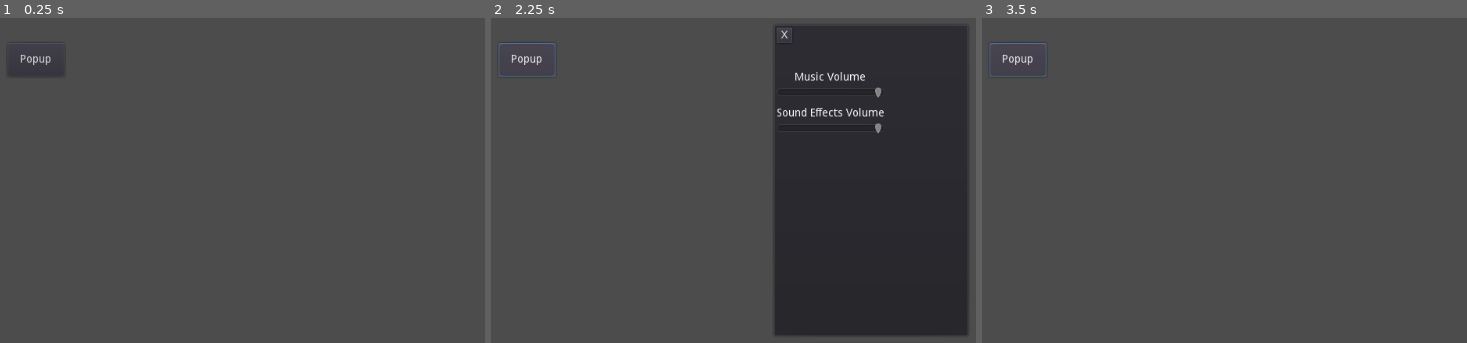
Above: before the commit, frames 1-3 (left to right).
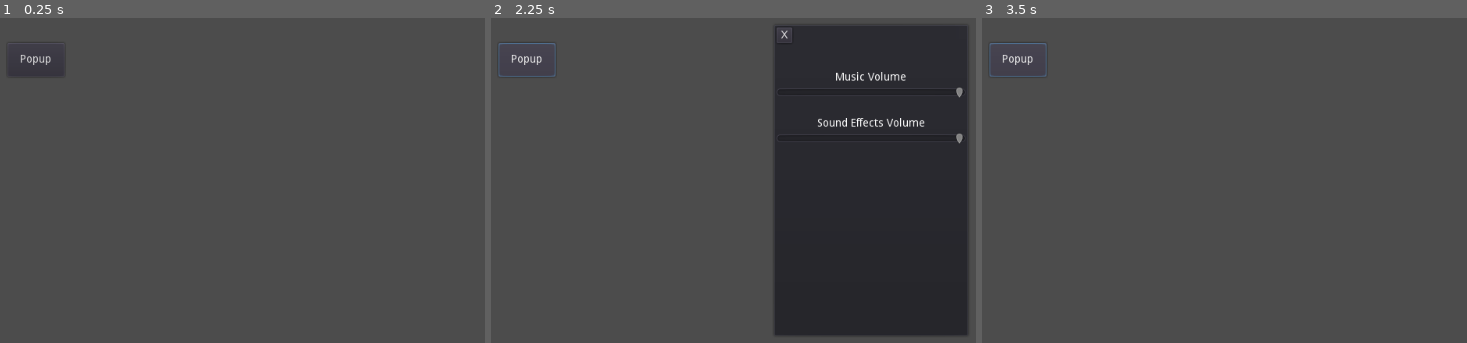
Above: after the commit, the same moments.

Repository: Brzusko/QuickHand
Game: Godot game, scene res://Scenes/test.tscn
Same seed, same stepped clock (60 frames per second), same inputs: the game is played once before the commit and once after it. The project has no main scene, so this scene is started directly.
Inputs:
- Up to frame 1 (0.25 s): no input
- Up to frame 2 (2.25 s): click "Popup" at 0.5 s; click "X" at 1.25 s; click "Popup" at 2 s
- Up to frame 3 (3.5 s): click "Popup" at 2.75 s

The runs differ from the first frame. In frame 2, 1.1% of the frame differs, in the area x 58-98%, y 16-39%; in frame 3, less than 0.1%.

Commit message:
Fixed names and added autoload

Diff:
--- a/Assets/Scripts/Audio.gd
+++ /dev/null
@@ -1,29 +0,0 @@
-extends Node
-
-var player
-var popup
-var Settings_Sound = load("res://Assets/Scripts/Settings_Sound.gd").new()
-
-func _ready():
-	popup = get_node(".")
-	Settings_Sound._ready()
-	get_node("MarginContainer/VSplitContainer2/VSplitContainer/VBoxContainer/Music_slider").value = Settings_Sound.mVolume()
-	get_node("MarginContainer/VSplitContainer2/VSplitContainer/VBoxContainer2/Sfx_slider").value = Settings_Sound.sfxVolume()
-
-func _on_Music_slider_value_changed(value):
-	AudioServer.set_bus_volume_db(AudioServer.get_bus_index("Music"), value)
-	Settings_Sound.Settings["sound"]["music_volume"] = value
-	Settings_Sound.save_settings()
-	pass # Replace with function body.
-
-
-func _on_Sfx_slider_value_changed(value):
-	AudioServer.set_bus_volume_db(AudioServer.get_bus_index("SFX"), value)
-	Settings_Sound.Settings["sound"]["sfx_volume"] = value
-	Settings_Sound.save_settings()
-	pass # Replace with function body.
-
-
-func _on_Button_pressed():
-	popup.visible = false
-	pass # Replace with function body.
--- /dev/null
+++ b/Assets/Scripts/audio.gd
@@ -0,0 +1,23 @@
+extends Node
+
+func _ready():
+	var popup = get_node(".")
+	SettingsSound._ready()
+	get_node("MarginContainer/VSplitContainer2/MarginContainer2/VSplitContainer/VBoxContainer/MusicSlider").value = SettingsSound.mVolume()
+	get_node("MarginContainer/VSplitContainer2/MarginContainer2/VSplitContainer/VBoxContainer2/SfxSlider").value = SettingsSound.sfxVolume()
+
+func _on_MusicSlider_value_changed(value):
+	AudioServer.set_bus_volume_db(AudioServer.get_bus_index("Music"), value)
+	SettingsSound.Settings["sound"]["music_volume"] = value
+	SettingsSound.save_settings()
+	pass # Replace with function body.
+
+func _on_SfxSlider_value_changed(value):
+	AudioServer.set_bus_volume_db(AudioServer.get_bus_index("SFX"), value)
+	SettingsSound.Settings["sound"]["sfx_volume"] = value
+	SettingsSound.save_settings()
+	pass # Replace with function body.
+
+func _on_ExitButton_pressed():
+	get_node(".").visible = false
+	pass # Replace with function body.
--- a/Scenes/SoundSettings.tscn
+++ b/Scenes/SoundSettings.tscn
@@ -1,8 +1,9 @@
 [gd_scene load_steps=2 format=2]
 
-[ext_resource path="res://Assets/Scripts/Audio.gd" type="Script" id=1]
+[ext_resource path="res://Assets/Scripts/audio.gd" type="Script" id=1]
 
 [node name="PopupPanel" type="PopupPanel"]
+visible = true
 margin_right = 250.0
 margin_bottom = 400.0
 script = ExtResource( 1 )
@@ -26,60 +27,65 @@
 margin_bottom = 392.0
 split_offset = 25
 
-[node name="Button" type="Button" parent="MarginContainer/VSplitContainer2"]
+[node name="ExitButton" type="Button" parent="MarginContainer/VSplitContainer2"]
 margin_right = 20.0
 margin_bottom = 20.0
 size_flags_horizontal = 0
 size_flags_vertical = 0
 text = "X"
 
-[node name="VSplitContainer" type="VSplitContainer" parent="MarginContainer/VSplitContainer2"]
+[node name="MarginContainer2" type="MarginContainer" parent="MarginContainer/VSplitContainer2"]
 margin_top = 57.0
-margin_right = 138.0
-margin_bottom = 137.0
-size_flags_horizontal = 0
-size_flags_vertical = 0
+margin_right = 242.0
+margin_bottom = 392.0
+__meta__ = {
+"_edit_use_anchors_": false
+}
+
+[node name="VSplitContainer" type="VSplitContainer" parent="MarginContainer/VSplitContainer2/MarginContainer2"]
+margin_right = 242.0
+margin_bottom = 335.0
 split_offset = 13
 __meta__ = {
 "_edit_use_anchors_": false
 }
 
-[node name="VBoxContainer" type="VBoxContainer" parent="MarginContainer/VSplitContainer2/VSplitContainer"]
-margin_right = 138.0
-margin_bottom = 34.0
+[node name="VBoxContainer" type="VBoxContainer" parent="MarginContainer/VSplitContainer2/MarginContainer2/VSplitContainer"]
+margin_right = 242.0
+margin_bottom = 47.0
 
-[node name="Label" type="Label" parent="MarginContainer/VSplitContainer2/VSplitContainer/VBoxContainer"]
-margin_right = 138.0
+[node name="MusicLabel" type="Label" parent="MarginContainer/VSplitContainer2/MarginContainer2/VSplitContainer/VBoxContainer"]
+margin_right = 242.0
 margin_bottom = 14.0
 text = "Music Volume"
 align = 1
 valign = 1
 
-[node name="Music_slider" type="HSlider" parent="MarginContainer/VSplitContainer2/VSplitContainer/VBoxContainer"]
+[node name="MusicSlider" type="HSlider" parent="MarginContainer/VSplitContainer2/MarginContainer2/VSplitContainer/VBoxContainer"]
 margin_top = 18.0
-margin_right = 138.0
+margin_right = 242.0
 margin_bottom = 34.0
 min_value = -80.0
 max_value = 0.0
 
-[node name="VBoxContainer2" type="VBoxContainer" parent="MarginContainer/VSplitContainer2/VSplitContainer"]
-margin_top = 46.0
-margin_right = 138.0
-margin_bottom = 80.0
+[node name="VBoxContainer2" type="VBoxContainer" parent="MarginContainer/VSplitContainer2/MarginContainer2/VSplitContainer"]
+margin_top = 59.0
+margin_right = 242.0
+margin_bottom = 335.0
 
-[node name="Label" type="Label" parent="MarginContainer/VSplitContainer2/VSplitContainer/VBoxContainer2"]
-margin_right = 138.0
+[node name="SfxLabel" type="Label" parent="MarginContainer/VSplitContainer2/MarginContainer2/VSplitContainer/VBoxContainer2"]
+margin_right = 242.0
 margin_bottom = 14.0
 text = "Sound Effects Volume"
 align = 1
 valign = 1
 
-[node name="Sfx_slider" type="HSlider" parent="MarginContainer/VSplitContainer2/VSplitContainer/VBoxContainer2"]
+[node name="SfxSlider" type="HSlider" parent="MarginContainer/VSplitContainer2/MarginContainer2/VSplitContainer/VBoxContainer2"]
 margin_top = 18.0
-margin_right = 138.0
+margin_right = 242.0
 margin_bottom = 34.0
 min_value = -80.0
 max_value = 0.0
-[connection signal="pressed" from="MarginContainer/VSplitContainer2/Button" to="." method="_on_Button_pressed"]
-[connection signal="value_changed" from="MarginContainer/VSplitContainer2/VSplitContainer/VBoxContainer/Music_slider" to="." method="_on_Music_slider_value_changed"]
-[connection signal="value_changed" from="MarginContainer/VSplitContainer2/VSplitContainer/VBoxContainer2/Sfx_slider" to="." method="_on_Sfx_slider_value_changed"]
+[connection signal="pressed" from="MarginContainer/VSplitContainer2/ExitButton" to="." method="_on_ExitButton_pressed"]
+[connection signal="value_changed" from="MarginContainer/VSplitContainer2/MarginContainer2/VSplitContainer/VBoxContainer/MusicSlider" to="." method="_on_MusicSlider_value_changed"]
+[connection signal="value_changed" from="MarginContainer/VSplitContainer2/MarginContainer2/VSplitContainer/VBoxContainer2/SfxSlider" to="." method="_on_SfxSlider_value_changed"]
--- a/Scenes/Popup_button.gd
+++ b/Scenes/popup_button.gd
@@ -1,6 +1,6 @@
-extends Node
+extends Control
 
-func _on_Popup_button_pressed():
+func _on_PopupButton_pressed():
 	var popup = get_node("PopupPanel")
 	if (popup.visible):
 		popup.visible = false
--- a/Scenes/test.tscn
+++ b/Scenes/test.tscn
@@ -2,17 +2,20 @@
 
 [ext_resource path="res://Scenes/SoundSettings.tscn" type="PackedScene" id=1]
 [ext_resource path="res://Resources/Sounds/musik.wav" type="AudioStream" id=2]
-[ext_resource path="res://Scenes/Popup_button.gd" type="Script" id=3]
+[ext_resource path="res://Scenes/popup_button.gd" type="Script" id=3]
 
-[node name="Node" type="Node"]
+[node name="Node" type="Control"]
 script = ExtResource( 3 )
+__meta__ = {
+"_edit_use_anchors_": false
+}
 
 [node name="AudioStreamPlayer" type="AudioStreamPlayer" parent="."]
 stream = ExtResource( 2 )
 autoplay = true
 bus = "Music"
 
-[node name="Popup_button" type="Button" parent="."]
+[node name="PopupButton" type="Button" parent="."]
 margin_left = 48.1376
 margin_top = 103.826
 margin_right = 121.138
@@ -27,4 +30,4 @@
 margin_top = 80.0
 margin_right = 650.0
 margin_bottom = 480.0
-[connection signal="pressed" from="Popup_button" to="." method="_on_Popup_button_pressed"]
+[connection signal="pressed" from="PopupButton" to="." method="_on_PopupButton_pressed"]
--- a/project.godot
+++ b/project.godot
@@ -18,9 +18,12 @@
 config/name="QuickHand"
 config/icon="res://icon.png"
 
+[autoload]
+
+SettingsSound="*res://Autoload/settings_sound.gd"
+
 [rendering]
 
-quality/driver/driver_name="GLES2"
 vram_compression/import_etc=true
 vram_compression/import_etc2=false
 environment/default_environment="res://default_env.tres"
Renamed: Assets/Scripts/Settings_Sound.gd -> Autoload/settings_sound.gd
